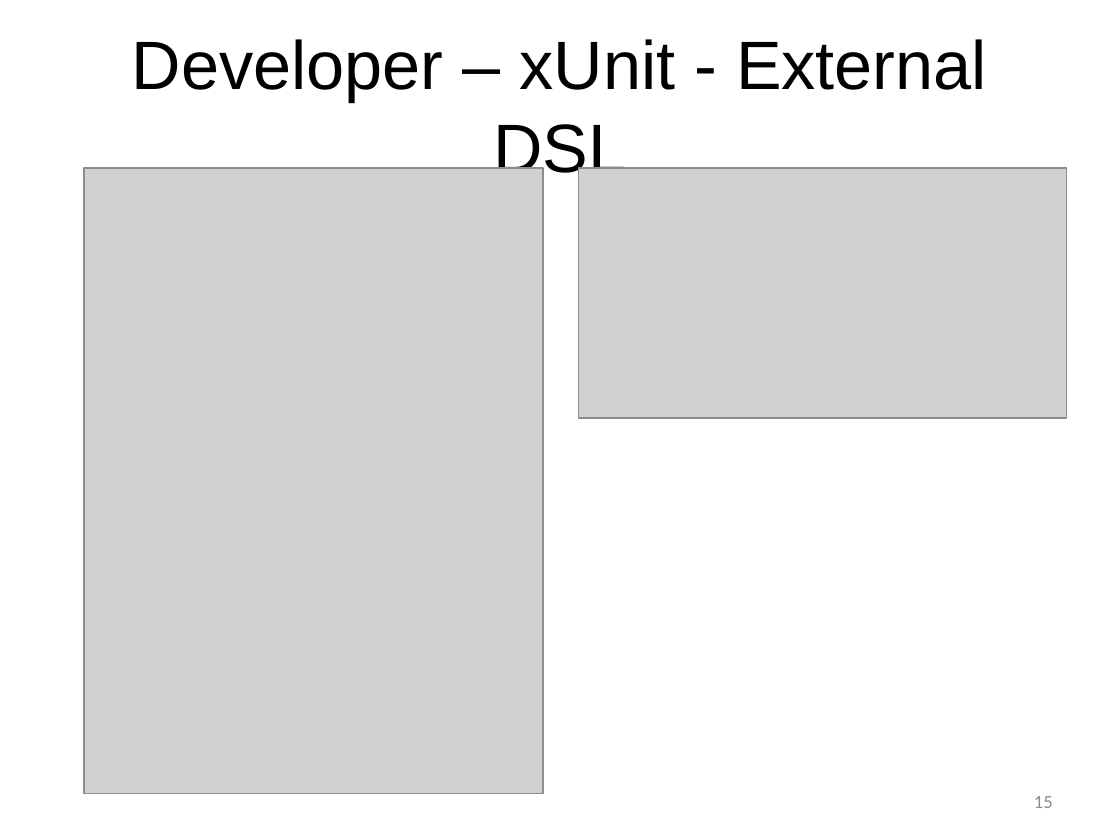
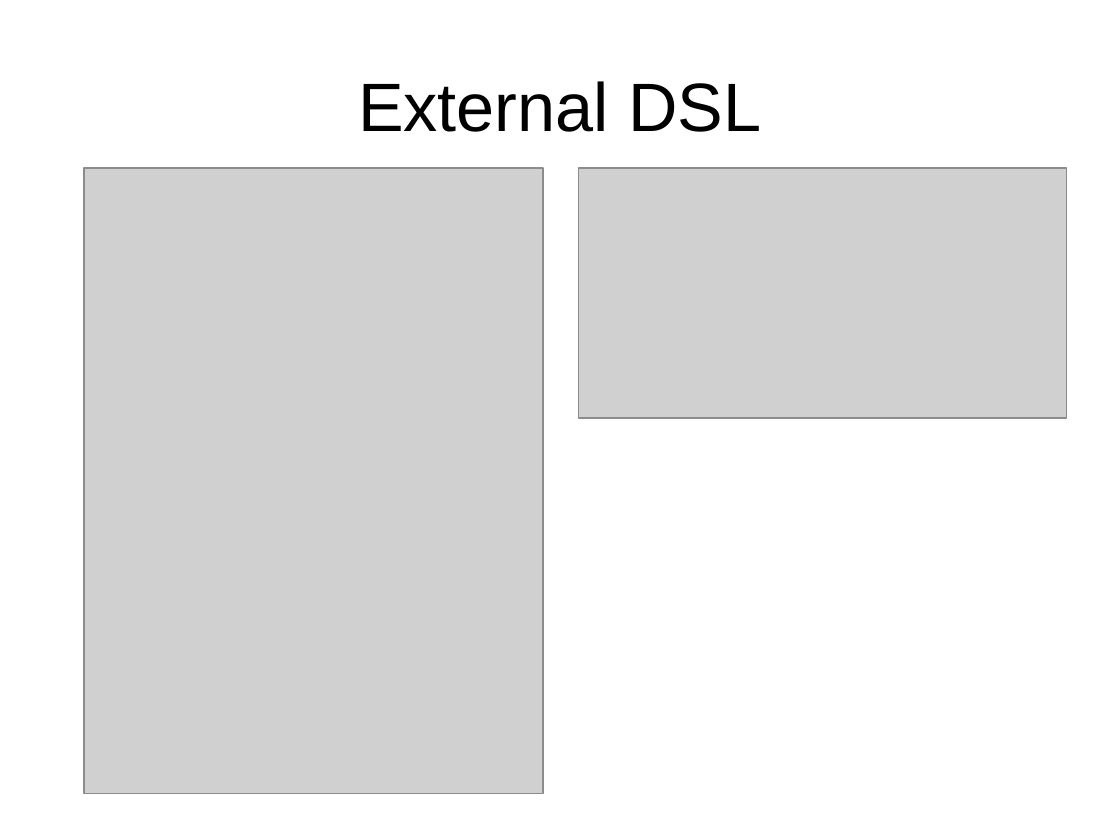
Before and after one commit to msuarz/portfolio, a slide deck: slide 15 of agile2011/presentation.pptx. Drawn at 1120x840 pixels with LibreOffice and Linux fonts; fonts in the diff are those of the drawing; grey boxes stand for pictures; background and template pictures are left out. Boxes give left, top, right and bottom in pixels: in the first picture for what was removed or moved away, otherwise in the second. Text is boxed around its words. In the diff, an @@ line names an element or a change of style, - is before the commit and + after.

```diff
--- a/agile2011/presentation.pptx
+++ b/agile2011/presentation.pptx
@@ title at box(358, 81, 761, 132): text changed @@
-Developer – xUnit - External DSL
+External DSL
@@ page number removed at box(1034, 796, 1053, 808) @@
-15
```
Also in this commit, not shown: 4 other slides changed, 16 slides added, 15 slides removed, 1 other file.
